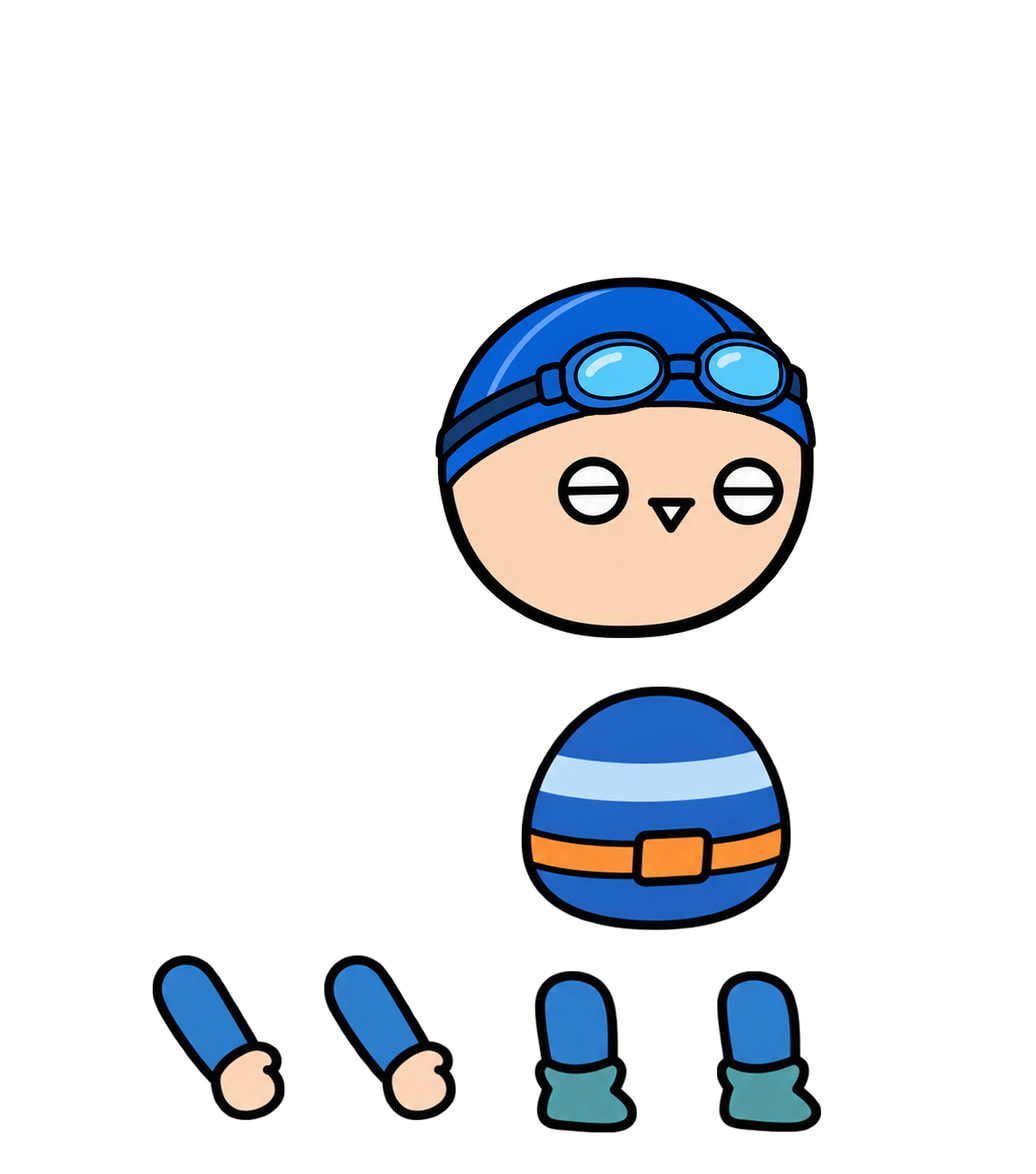
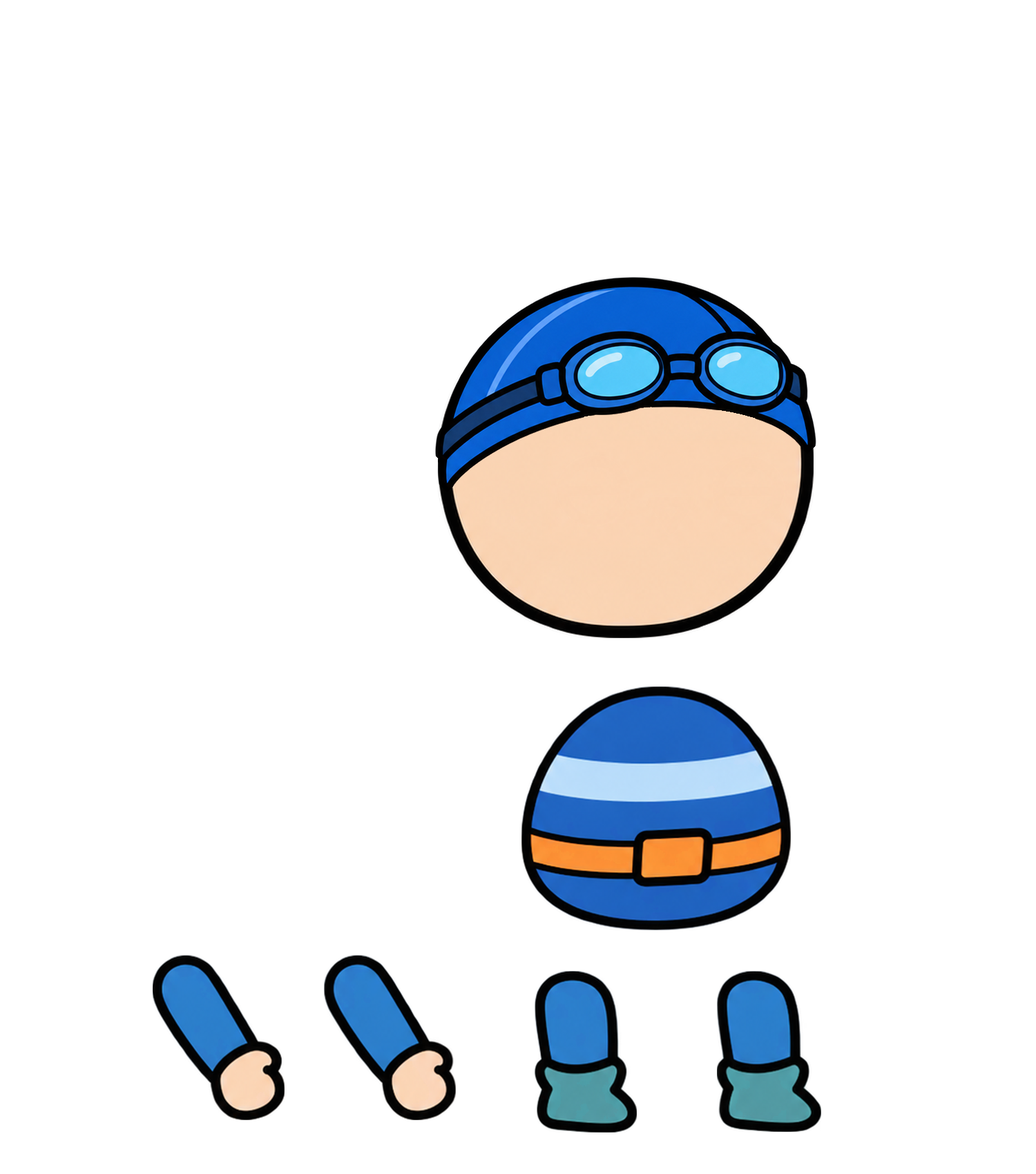
Layers edited between the first and the second (1036, 1174) image:
painted on "머리" over 549, 434, 801, 553
